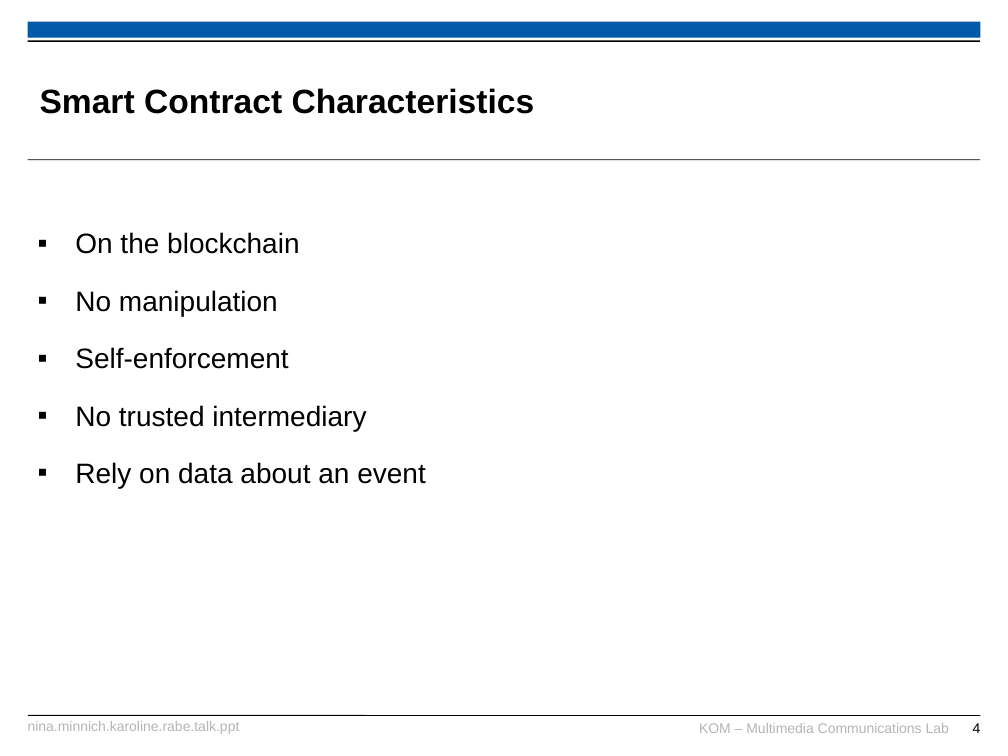
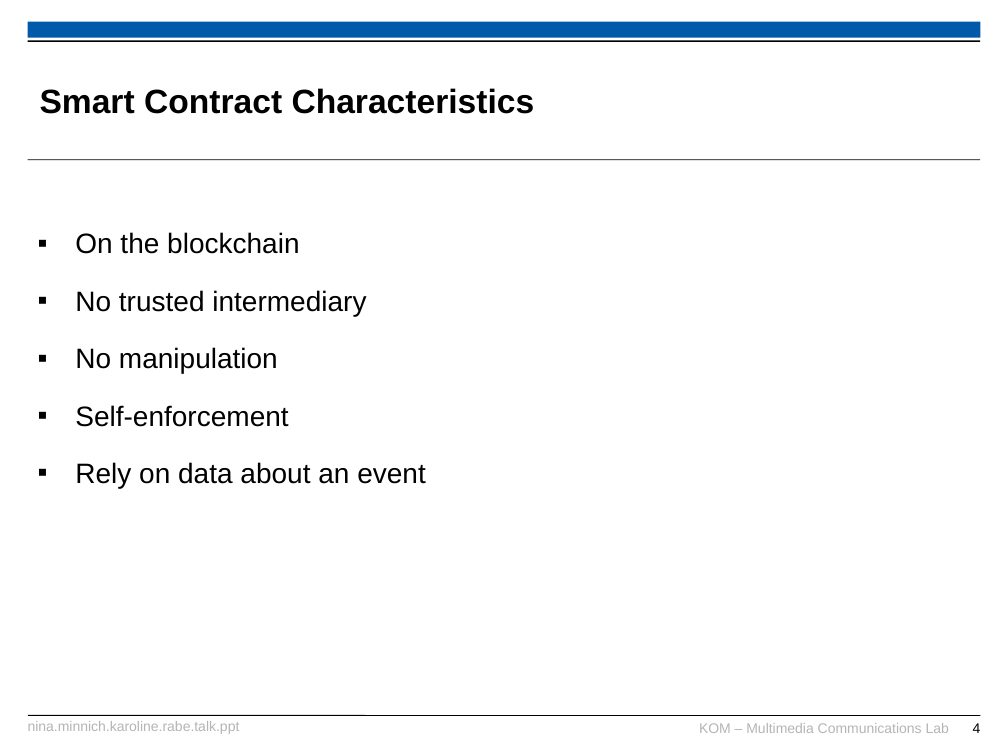
Before and after one commit to karopp/AFTIR, a slide deck: slide 4 of Nina.Minnich.Karoline.Rabe.talk.ppt. Drawn at 1008x756 pixels with LibreOffice and Linux fonts; fonts in the diff are those of the drawing; background and template pictures are left out. Boxes give left, top, right and bottom in pixels: in the first picture for what was removed or moved away, otherwise in the second. Text is boxed around its words. In the diff, an @@ line names an element or a change of style, - is before the commit and + after.

```diff
--- a/Nina.Minnich.Karoline.Rabe.talk.ppt
+++ b/Nina.Minnich.Karoline.Rabe.talk.ppt
@@ text at [75, 290, 366, 316]: paragraph added @@
+▪ No trusted intermediary
@@ text at [75, 405, 366, 431]: paragraph removed @@
-▪ No trusted intermediary
```
Also in this commit, not shown: 3 other slides changed.
